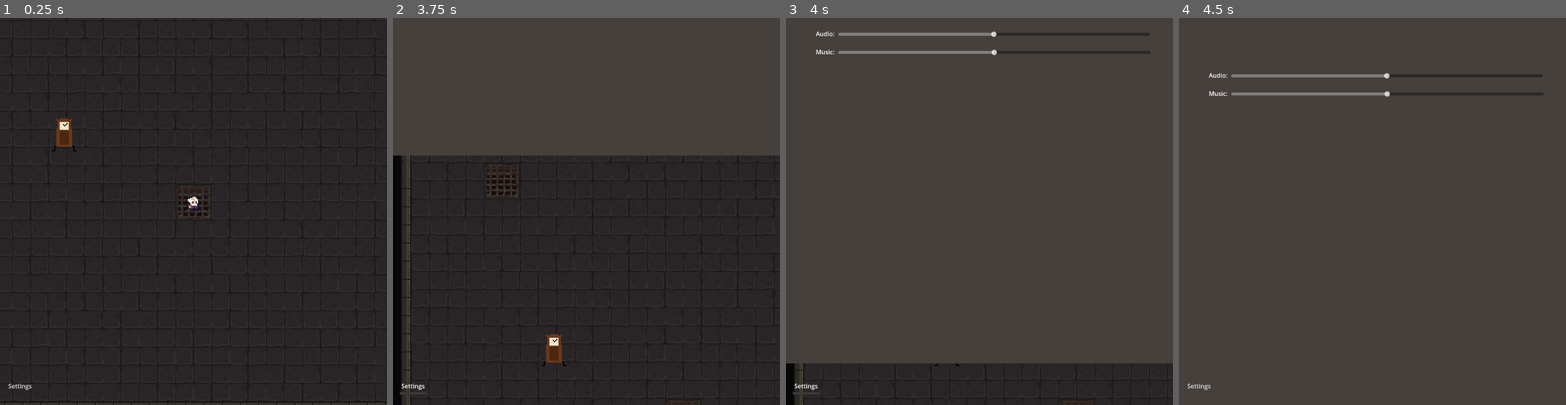
Above: before the commit, frames 1-4 (left to right).
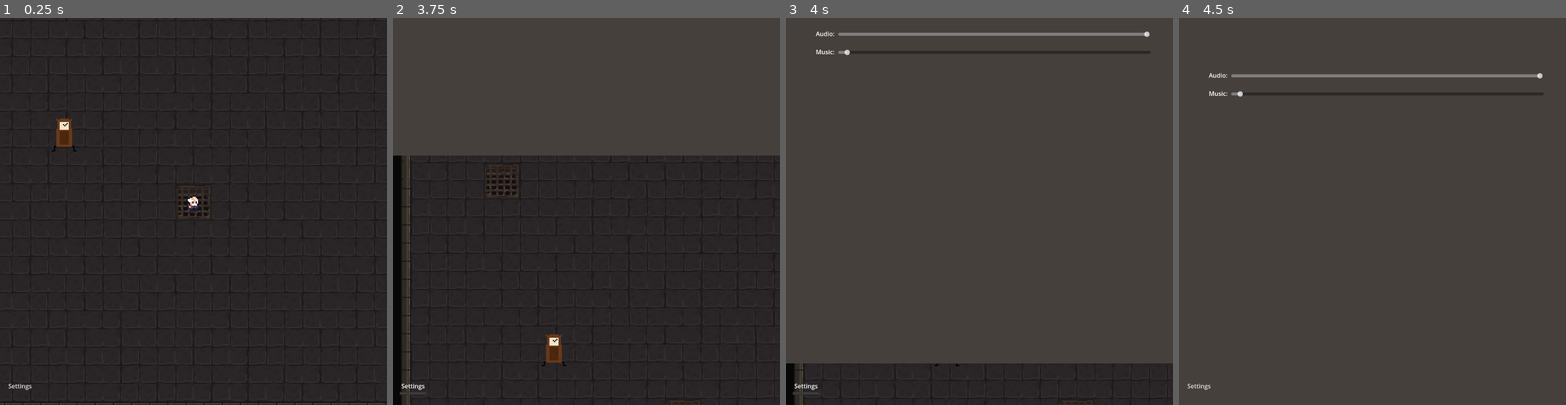
Above: after the commit, the same moments.

Repository: Jodios/JameGam30
Game: Godot game, scene res://levels/level_one/level_one.tscn
Same seed, same stepped clock (60 frames per second), same inputs: the game is played once before the commit and once after it.
Inputs (mouse positions are in pixels of both pictures, inside the frame that each line leads up to):
- Up to frame 1 (0.25 s): no input
- Up to frame 2 (3.75 s): tap Enter at 0.5 s; move the mouse to (567, 288) at 0.52 s; hold W (up) 0.53-2.03 s; click (567, 288) at 0.6 s; move the mouse to (702, 269) at 1.27 s; click (702, 269) at 1.35 s; move the mouse to (470, 153) at 2.02 s; hold A (left) 2.03-3.5 s; click (470, 153) at 2.1 s; move the mouse to (605, 211) at 2.77 s; click (605, 211) at 2.85 s; click "Settings" at 3.5 s
- Up to frame 3 (4 s): no input
- Up to frame 4 (4.5 s): move the mouse to (1314, 114) at 4.27 s; hold S (down) from 4.28 s (still down); click (1314, 114) at 4.35 s

Frames 1-2 are identical in both runs. In frame 3, 0.7% of the frame differs, in the area x 15-94%, y 3-10%; in frame 4, 0.7%, in the area x 15-94%, y 14-21%.

Commit message:
adding background music and fixing audio sliders to use audio buses

Diff:
--- /dev/null
+++ b/default_bus_layout.tres
@@ -0,0 +1,15 @@
+[gd_resource type="AudioBusLayout" format=3 uid="uid://d0t4vceoinupw"]
+
+[resource]
+bus/1/name = &"Music"
+bus/1/solo = false
+bus/1/mute = false
+bus/1/bypass_fx = false
+bus/1/volume_db = -33.989
+bus/1/send = &"Master"
+bus/2/name = &"Audio"
+bus/2/solo = false
+bus/2/mute = false
+bus/2/bypass_fx = false
+bus/2/volume_db = 0.0
+bus/2/send = &"Master"
--- a/enemies/time/clock_enemy.gd
+++ b/enemies/time/clock_enemy.gd
@@ -30,9 +30,6 @@
 	audio_timer.timeout.connect(test)
 	timer.start(randi_range(1, stand_time_max))
 	audio_timer.start(randi_range(1,voice_max))
-
-func _process(_delta):
-	set_volume()
 
 func _physics_process(_delta):
 	if direction.x < 0:
@@ -86,11 +83,5 @@
 func grind_his_gears():
 	pass
 
-func set_volume():
-	for player in grind_bones_audio.get_children():
-		player.volume_db = Global.sound_volume
-	for player in grind_gears_audio.get_children():
-		player.volume_db = Global.sound_volume
-
 func clockman():
 	pass
--- a/enemies/time/clock_enemy.tscn
+++ b/enemies/time/clock_enemy.tscn
@@ -223,35 +223,46 @@
 
 [node name="grind_bones_1" type="AudioStreamPlayer2D" parent="grind_bones_audio"]
 stream = ExtResource("3_c1gan")
+bus = &"Audio"
 
 [node name="grind_bones_2" type="AudioStreamPlayer2D" parent="grind_bones_audio"]
 stream = ExtResource("4_e57qo")
+bus = &"Audio"
 
 [node name="grind_bones_3" type="AudioStreamPlayer2D" parent="grind_bones_audio"]
 stream = ExtResource("5_32yai")
+bus = &"Audio"
 
 [node name="grind_bones_4" type="AudioStreamPlayer2D" parent="grind_bones_audio"]
 stream = ExtResource("6_kwrbx")
+bus = &"Audio"
 
 [node name="grind_bones_5" type="AudioStreamPlayer2D" parent="grind_bones_audio"]
 stream = ExtResource("7_8ut3p")
+bus = &"Audio"
 
 [node name="grind_gears_audio" type="Node" parent="."]
 
 [node name="grind_gears_1" type="AudioStreamPlayer2D" parent="grind_gears_audio"]
 stream = ExtResource("8_pj0a5")
+bus = &"Audio"
 
 [node name="grind_gears_2" type="AudioStreamPlayer2D" parent="grind_gears_audio"]
 stream = ExtResource("9_nb6iq")
+bus = &"Audio"
 
 [node name="grind_gears_3" type="AudioStreamPlayer2D" parent="grind_gears_audio"]
 stream = ExtResource("10_bacbo")
+bus = &"Audio"
 
 [node name="grind_gears_4" type="AudioStreamPlayer2D" parent="grind_gears_audio"]
 stream = ExtResource("11_rf0mk")
+bus = &"Audio"
 
 [node name="grind_gears_5" type="AudioStreamPlayer2D" parent="grind_gears_audio"]
 stream = ExtResource("12_s4kqd")
+bus = &"Audio"
 
 [node name="grind_gears_6" type="AudioStreamPlayer2D" parent="grind_gears_audio"]
 stream = ExtResource("13_yjxyg")
+bus = &"Audio"
--- a/menus/settings_menu.gd
+++ b/menus/settings_menu.gd
@@ -4,14 +4,26 @@
 @onready var audio_slider: HSlider = $ColorRect/audio_slider
 @onready var animation_player: AnimationPlayer = $AnimationPlayer
 @onready var settings_button: MenuButton = $MenuButton
+@onready var background_music: AudioStreamPlayer = $AudioStreamPlayer
 @onready var reverse: bool = false
 
+var audio_bus_index: int = 0
+var music_bus_index: int = 0
+
 func _ready():
+	audio_bus_index = AudioServer.get_bus_index("Audio")
+	music_bus_index = AudioServer.get_bus_index("Music")
 	Global.sound_volume = audio_slider.value
 	Global.music_volume = music_slider.value
 	music_slider.value_changed.connect(on_music_slider_change)
 	audio_slider.value_changed.connect(on_audio_slider_change)
 	settings_button.pressed.connect(open_or_close_settings_box)
+	music_slider.value = db_to_linear(AudioServer.get_bus_volume_db(music_bus_index))
+	audio_slider.value = db_to_linear(AudioServer.get_bus_volume_db(audio_bus_index))
+	background_music.play(0)
+
+func _process(_delta):
+	background_music.volume_db = Global.music_volume
 
 func open_or_close_settings_box():
 	if reverse:
@@ -27,6 +39,14 @@
 
 func on_music_slider_change(value):
 	Global.music_volume = value
+	AudioServer.set_bus_volume_db(
+		music_bus_index,
+		linear_to_db(value)
+	)
 
 func on_audio_slider_change(value):
 	Global.sound_volume = value
+	AudioServer.set_bus_volume_db(
+		audio_bus_index,
+		linear_to_db(value)
+	)
--- a/menus/settings_menu.tscn
+++ b/menus/settings_menu.tscn
@@ -1,6 +1,7 @@
-[gd_scene load_steps=5 format=3 uid="uid://blqwvy1bwd83e"]
+[gd_scene load_steps=6 format=3 uid="uid://blqwvy1bwd83e"]
 
 [ext_resource type="Script" path="res://menus/settings_menu.gd" id="1_ps24k"]
+[ext_resource type="AudioStream" uid="uid://brlb3kehpy6cr" path="res://assets/audio/background_1.mp3" id="2_0p0ik"]
 
 [sub_resource type="Animation" id="Animation_qb50t"]
 length = 0.001
@@ -59,9 +60,9 @@
 offset_top = 145.0
 offset_right = 963.0
 offset_bottom = 161.0
-min_value = -40.0
-max_value = 40.0
-step = 0.1
+max_value = 1.0
+step = 0.001
+value = 0.5
 
 [node name="audio_label" type="Label" parent="ColorRect"]
 layout_mode = 0
@@ -77,9 +78,9 @@
 offset_top = 193.0
 offset_right = 965.0
 offset_bottom = 209.0
-min_value = -40.0
-max_value = 40.0
-step = 0.1
+max_value = 1.0
+step = 0.001
+value = 0.5
 
 [node name="music_label" type="Label" parent="ColorRect"]
 layout_mode = 0
@@ -95,3 +96,7 @@
 offset_right = 88.0
 offset_bottom = 989.0
 text = "Settings"
+
+[node name="AudioStreamPlayer" type="AudioStreamPlayer" parent="."]
+stream = ExtResource("2_0p0ik")
+bus = &"Music"
--- a/weapons/wrench/wrench.gd
+++ b/weapons/wrench/wrench.gd
@@ -8,7 +8,6 @@
 	$Area2D.body_entered.connect(check_collision)
 
 func _process(_delta):
-	$wrench_hit_01.volume_db = Global.sound_volume
 	position += direction  * 2
 	rotation_degrees += 20
 
--- a/weapons/wrench/wrench.tscn
+++ b/weapons/wrench/wrench.tscn
@@ -64,3 +64,4 @@
 
 [node name="wrench_hit_01" type="AudioStreamPlayer2D" parent="."]
 stream = ExtResource("3_v6m2f")
+bus = &"Audio"
Not shown, added: assets/audio/background_1.mp3.import
Not shown, changed: assets/.DS_Store
Not shown, added: assets/audio/background_1.mp3
